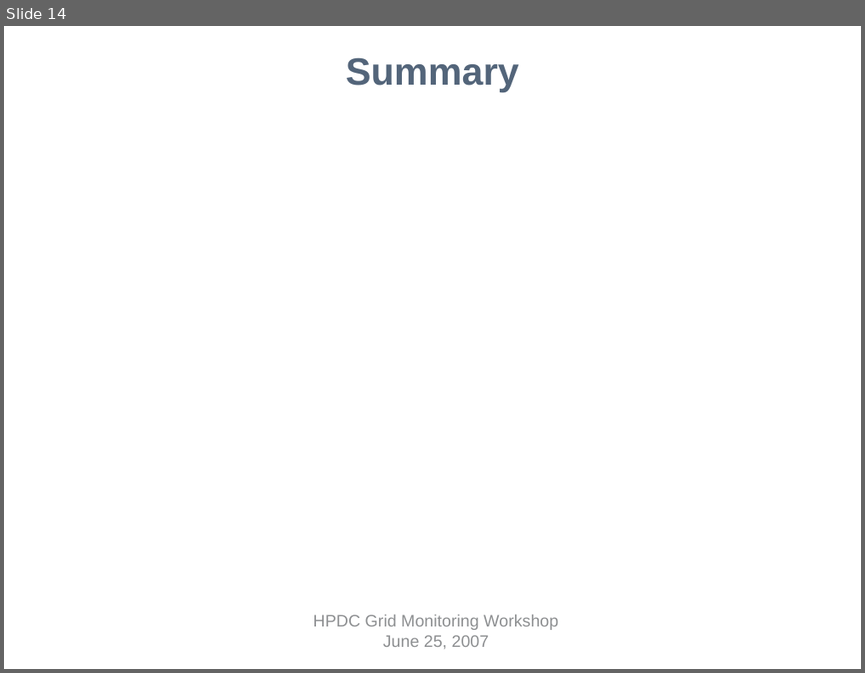
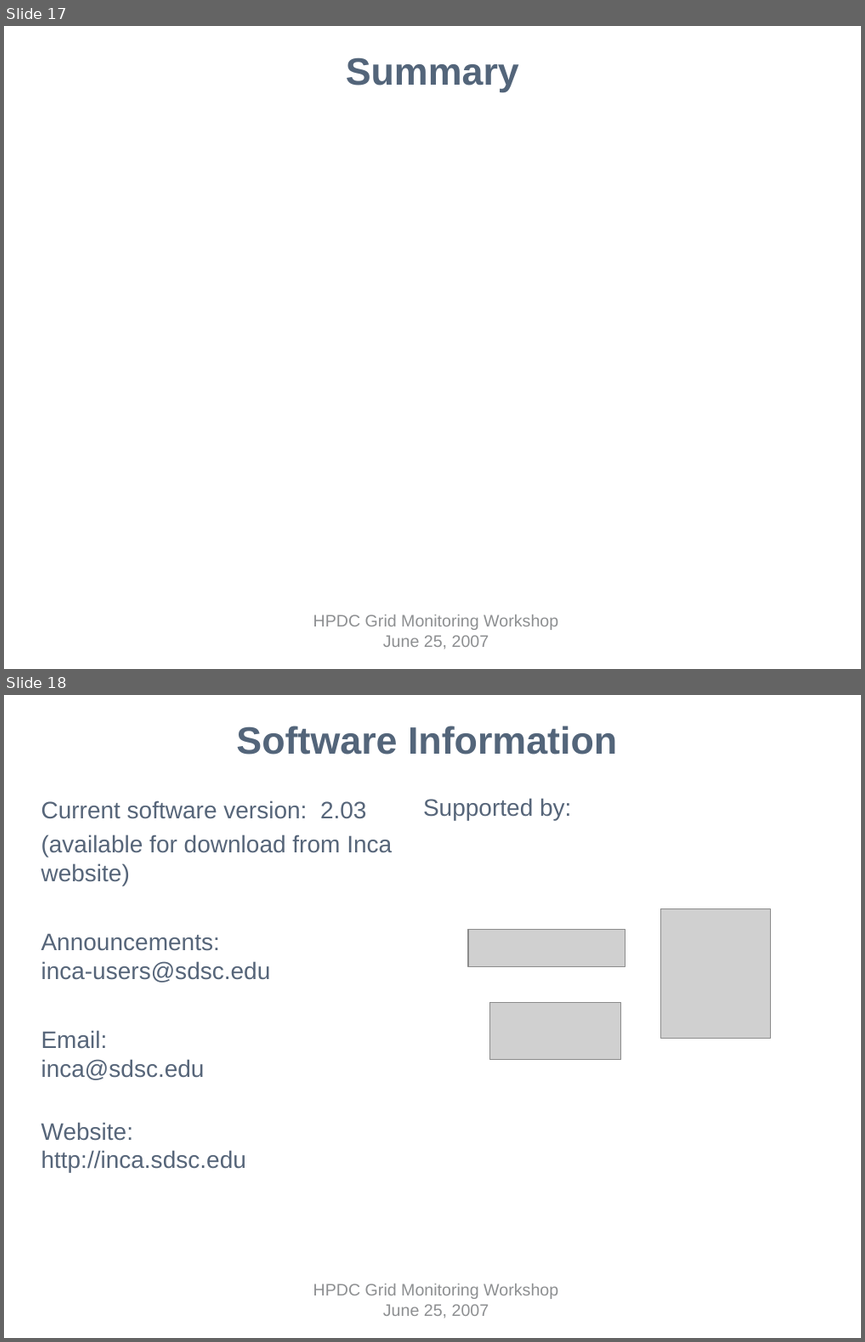
Before and after one commit to IncaProject/inca-xsede, a slide deck: talks/inca-gmw07.ppt. Shown one above the other, each under a label of ours: slide 14 before the commit, slides 17 and 18 after it. The pictures are 865x673 and 865x1342 pixels, drawn with LibreOffice and Linux fonts; fonts in the diff are those of the drawing; grey boxes stand for pictures; background and template pictures are left out. Boxes give left, top, right and bottom in pixels: in the first picture for what was removed or moved away, otherwise in the second. Text is boxed around its words. In the diff, an @@ line names an element or a change of style, - is before the commit and + after.

```diff
--- a/talks/inca-gmw07.ppt
+++ b/talks/inca-gmw07.ppt
@@ slide 18 added at (4, 695, 861, 1338), background #FFFFFF; not listed: 1 template element that a slide beside it also shows @@
@@ title added at (236, 726, 617, 755), 32 pt, text #53657A, bold @@
+Software Information
@@ text added at (41, 800, 392, 1173), 20 pt, text #566579 @@
+Current software version: 2.03
+(available for download from Inca website)
+Announcements:
+inca-users@sdsc.edu
+Email:
+inca@sdsc.edu
+Website:
+http://inca.sdsc.edu
@@ text added at (423, 798, 571, 820), 20 pt, text #566579 @@
+Supported by:
@@ picture added at (661, 909, 770, 1038) @@
@@ picture added at (468, 929, 625, 967) @@
@@ picture added at (490, 1002, 621, 1059) @@
@@ what was slide 14 is now slide 17 @@
```
Also in this commit, not shown: 3 slides changed, 8 other slides added, 5 slides removed.
